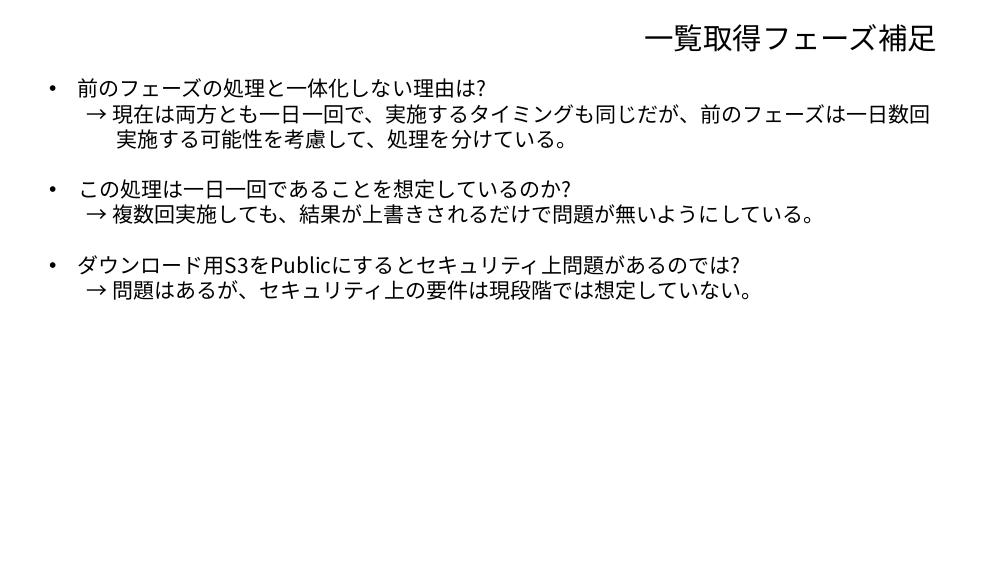
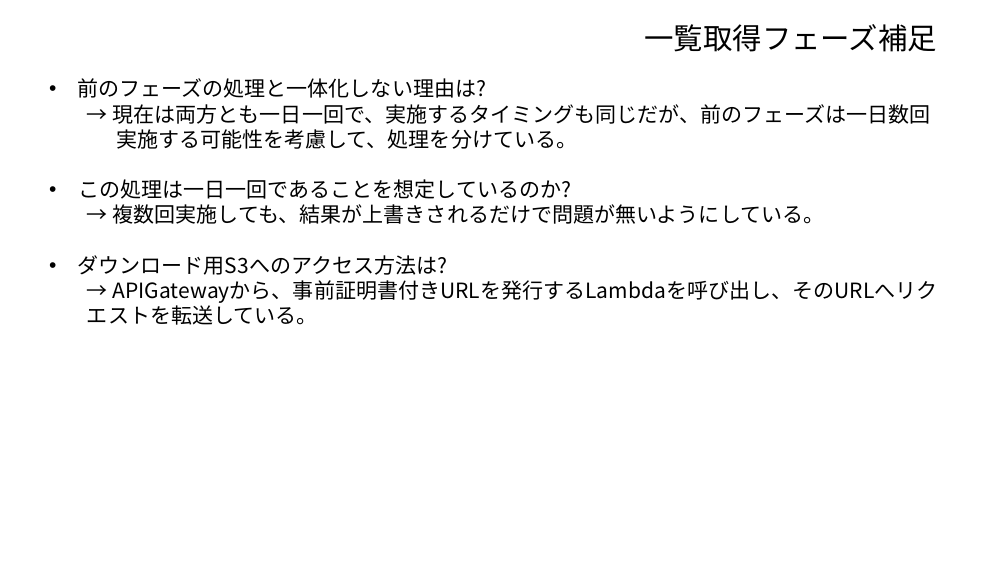
Before and after one commit to kodamashinji/task3, a slide deck: slide 16 of doc/arch.pptx. Drawn at 1008x567 pixels with LibreOffice and Linux fonts; fonts in the diff are those of the drawing. Boxes give left, top, right and bottom in pixels: in the first picture for what was removed or moved away, otherwise in the second. Text is boxed around its words. In the diff, an @@ line names an element or a change of style, - is before the commit and + after.

Commit message:
アップロード用S3へのアクセス方法の説明を修正

```diff
--- a/doc/arch.pptx
+++ b/doc/arch.pptx
@@ text at (78,255,938,325): text changed @@
-• ダウンロード用S3をPublicにするとセキュリティ上問題があるのでは?
-  → 問題はあるが、セキュリティ上の要件は現段階では想定していない。
+• ダウンロード用S3へのアクセス方法は?
+  → APIGatewayから、事前証明書付きURLを発行するLambdaを呼び出し、そのURLへリクエストを転送している。
```
Also in this commit, not shown: 1 other file.
